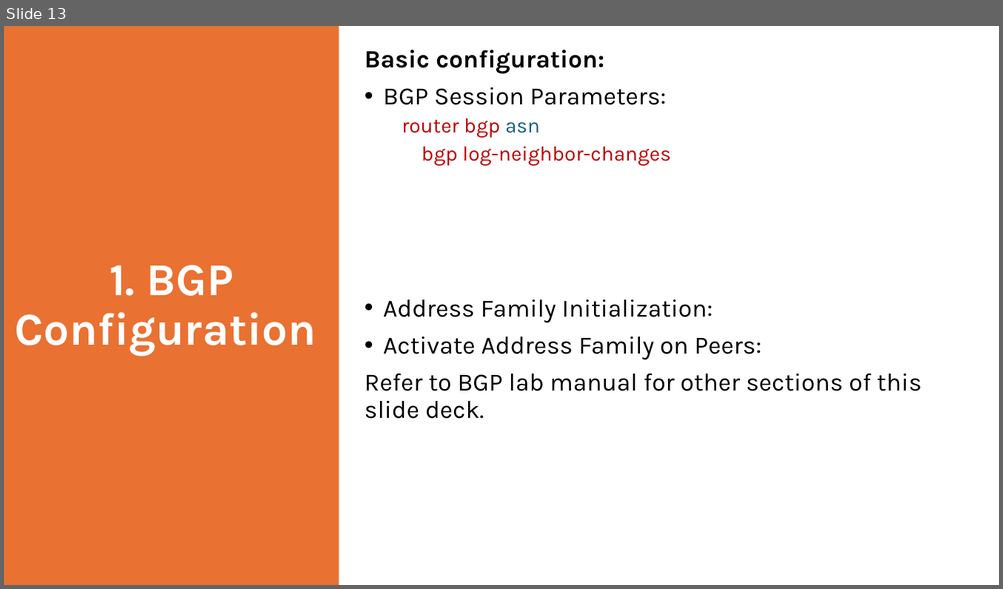
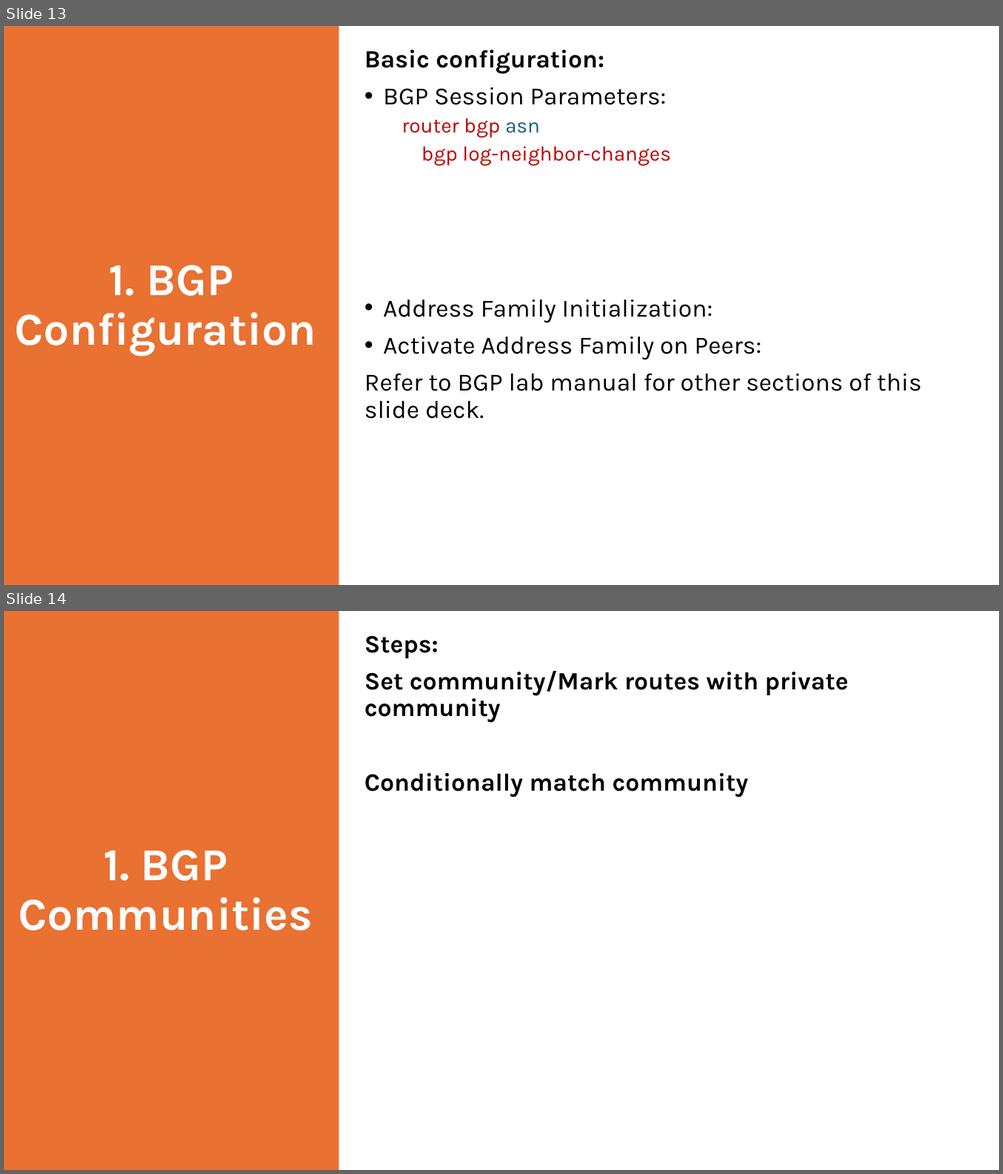
Before and after one commit to toranjungshahi/Cisco-ENCOR-Preparation, a slide deck: Notes/BGP Routing.pptx. Shown one above the other, each under a label of ours: slide 13 before the commit, slides 13 and 14 after it. The pictures are 1003x589 and 1003x1174 pixels, drawn with LibreOffice and Linux fonts; fonts in the diff are those of the drawing. Boxes give left, top, right and bottom in pixels: in the first picture for what was removed or moved away, otherwise in the second. Text is boxed around its words. In the diff, an @@ line names an element or a change of style, - is before the commit and + after.

```diff
--- a/Notes/BGP Routing.pptx
+++ b/Notes/BGP Routing.pptx
@@ slide 14 added at [4, 611, 999, 1170], background #FFFFFF @@
@@ title added at [4, 611, 339, 1170], fill #E97132, 44 pt, text #FFFFFF, bold @@
+1. BGP Communities
@@ text added at [364, 635, 848, 797], 24 pt, text #000000, bold @@
+Steps:
+Set community/Mark routes with private community
+Conditionally match community
```
Also in this commit, not shown: 1 slide changed, 6 other files.
